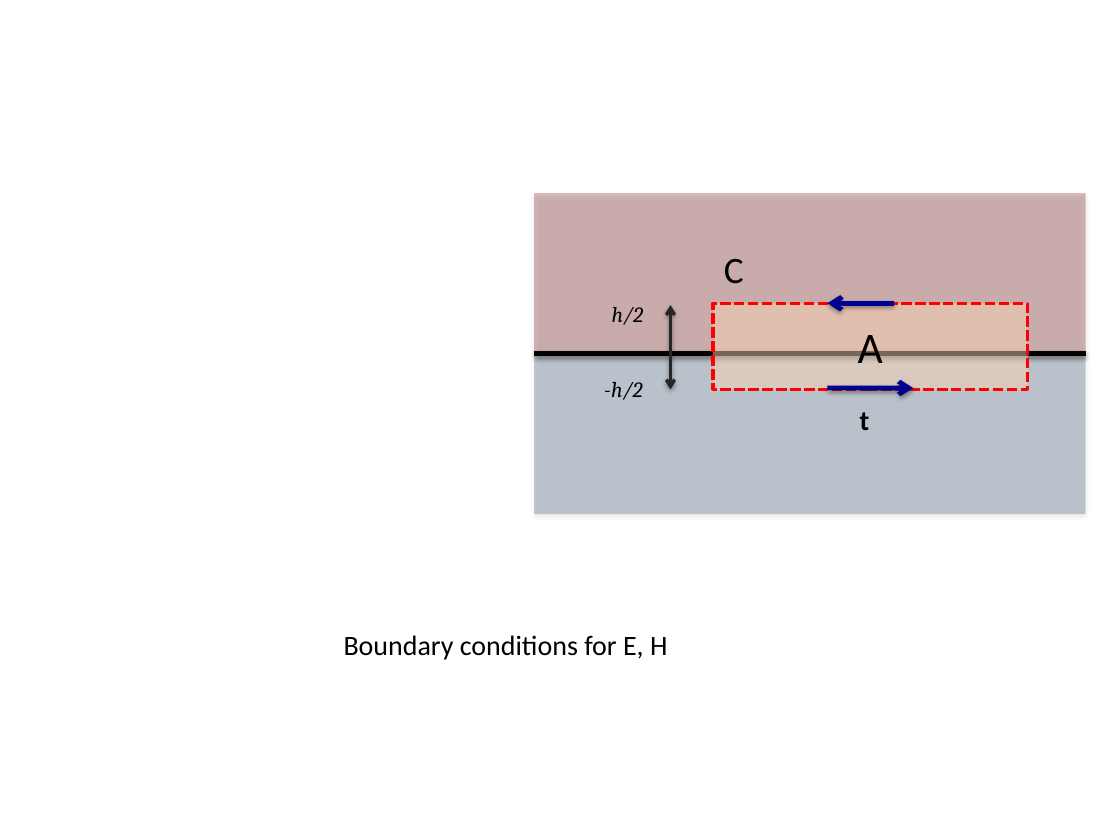
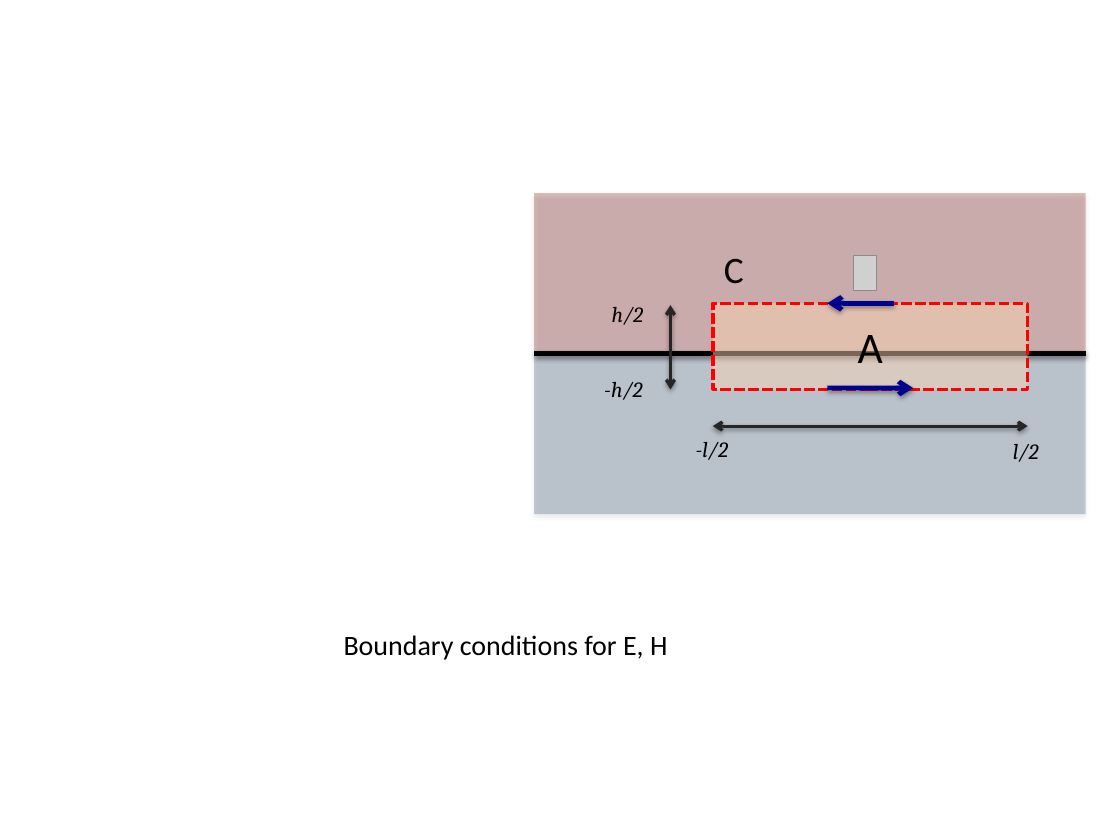
Before and after one commit to geoscixyz/em, a slide deck: slide 3 of content/maxwell1_fundamentals/fundamental_laws/images/BC_1.pptx. Drawn at 1120x840 pixels with LibreOffice and Linux fonts; fonts in the diff are those of the drawing; grey boxes stand for pictures; background and template pictures are left out. Boxes give left, top, right and bottom in pixels: in the first picture for what was removed or moved away, otherwise in the second. Text is boxed around its words. In the diff, an @@ line names an element or a change of style, - is before the commit and + after.

```diff
--- a/content/maxwell1_fundamentals/fundamental_laws/images/BC_1.pptx
+++ b/content/maxwell1_fundamentals/fundamental_laws/images/BC_1.pptx
@@ picture added at (853, 255, 877, 290) @@
@@ text removed at (860, 412, 870, 430) @@
-t
@@ text added at (696, 442, 728, 460), 14 pt, text #000000, italic @@
+-l/2
@@ double arrow added from (1028, 426) to (712, 426), #262626 2 pt @@
@@ text added at (1013, 444, 1039, 462), 14 pt, text #000000, italic @@
+l/2
```
Also in this commit, not shown: 2 other slides changed, 4 other files.
